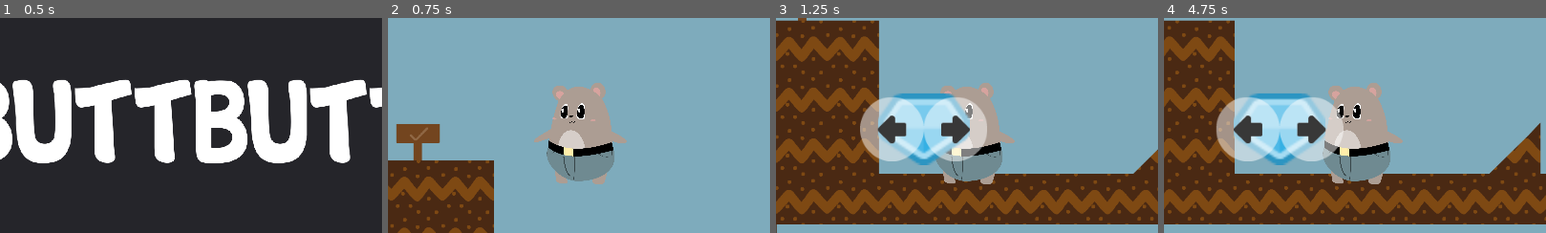
Above: before the commit, frames 1-4 (left to right).
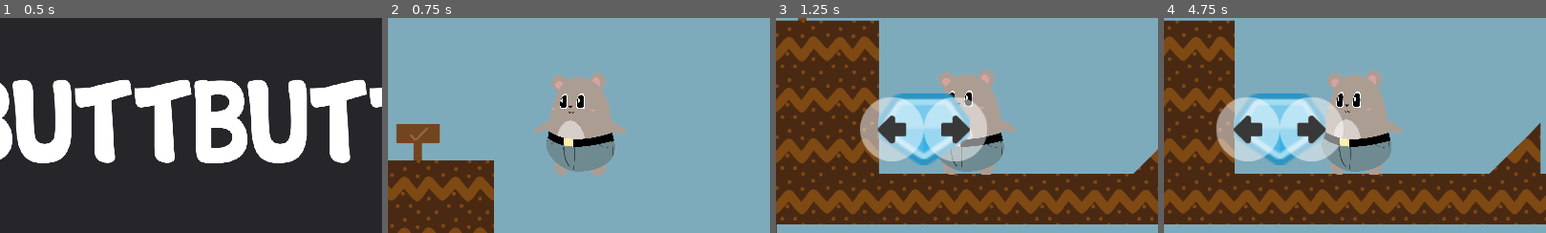
Above: after the commit, the same moments.

Repository: arnaudcoj/buttbutt_adventures
Game: Godot game, scene res://Main/scenes/Main.tscn
Two runs of this game, one before a commit and one after it. Both use one fixed random seed, a clock stepped at 60 frames per second and the inputs below.
Inputs (mouse positions are % of the whole screen's width and height, from its top left):
- Up to frame 1 (0.5 s): no input
- Up to frame 2 (0.75 s): tap Enter (ui_accept) at 0.5 s; move the mouse to (72, 45) at 0.52 s; hold Right (right_action) from 0.53 s (still down); click (72, 45) at 0.67 s
- Up to frame 3 (1.25 s): keep holding Right (right_action); tap Enter (ui_accept) at 0.77 s
- Up to frame 4 (4.75 s): move the mouse to (30, 55) at 1.27 s; tap Enter (ui_accept) at 1.52, 2, 4.25, 4.52 s; move the mouse to (60, 28) at 2.02 s; release Right (right_action) at 2.03 s; hold Left (left_action) 2.03-2.75 s; click (11, 13) at 2.75 s; click (63, 56) at 3.5 s; move the mouse to (45, 70) at 4.27 s; hold Right (right_action) from 4.28 s (still down); click (45, 70) at 4.42 s
The pictures show only the part of the screen within x 25-75%, y 23-73%; the shares and areas given below are measured in that part.

Frame 1 is identical in both runs. In frame 2, 4.7% of the frame differs, in the area x 38-63%, y 25-78%; in frame 3, 3.7%; in frame 4, 4.5%.
Error in both runs: Trying to assign value of type 'Node' to a variable of type 'KinematicBody2D'. (res://Main/scripts/Splash.gd:4)

Commit message:
add idle animation

Diff:
--- a/sources/entities/buttbutt/ButtButt.tscn
+++ b/sources/entities/buttbutt/ButtButt.tscn
@@ -26,7 +26,7 @@
 controler_path = NodePath("HumanControler")
 
 [node name="Skeleton" parent="." instance=ExtResource( 2 )]
-position = Vector2( 0, -99.9696 )
+position = Vector2( -1, -123 )
 
 [node name="FullCollision" type="CollisionShape2D" parent="."]
 position = Vector2( 0, -100 )
--- a/sources/entities/buttbutt/Skeleton.tscn
+++ b/sources/entities/buttbutt/Skeleton.tscn
@@ -1,27 +1,125 @@
-[gd_scene load_steps=18 format=2]
-
-[ext_resource path="res://entities/buttbutt/front/left_ear.png" type="Texture" id=1]
-[ext_resource path="res://entities/buttbutt/front/left_arm.png" type="Texture" id=2]
-[ext_resource path="res://entities/buttbutt/front/trunc.png" type="Texture" id=3]
-[ext_resource path="res://entities/buttbutt/front/left_leg.png" type="Texture" id=4]
-[ext_resource path="res://entities/buttbutt/front/right_leg.png" type="Texture" id=5]
-[ext_resource path="res://entities/buttbutt/front/trousers.png" type="Texture" id=6]
-[ext_resource path="res://entities/buttbutt/front/right_ear.png" type="Texture" id=7]
-[ext_resource path="res://entities/buttbutt/front/right_arm.png" type="Texture" id=8]
-[ext_resource path="res://entities/buttbutt/front/face.png" type="Texture" id=9]
-[ext_resource path="res://entities/buttbutt/back/left_ear.png" type="Texture" id=10]
-[ext_resource path="res://entities/buttbutt/back/right_ear.png" type="Texture" id=11]
-[ext_resource path="res://entities/buttbutt/back/left_arm.png" type="Texture" id=12]
-[ext_resource path="res://entities/buttbutt/back/right_arm.png" type="Texture" id=13]
-[ext_resource path="res://entities/buttbutt/back/trunc.png" type="Texture" id=14]
-[ext_resource path="res://entities/buttbutt/back/left_leg.png" type="Texture" id=15]
-[ext_resource path="res://entities/buttbutt/back/right_leg.png" type="Texture" id=16]
-[ext_resource path="res://entities/buttbutt/back/trousers.png" type="Texture" id=17]
+[gd_scene load_steps=21 format=2]
+
+[ext_resource path="res://entities/buttbutt/scripts/buttbutt_skeleton.gd" type="Script" id=1]
+[ext_resource path="res://entities/buttbutt/front/left_ear.png" type="Texture" id=2]
+[ext_resource path="res://entities/buttbutt/front/left_arm.png" type="Texture" id=3]
+[ext_resource path="res://entities/buttbutt/front/trunc.png" type="Texture" id=4]
+[ext_resource path="res://entities/buttbutt/front/left_leg.png" type="Texture" id=5]
+[ext_resource path="res://entities/buttbutt/front/right_leg.png" type="Texture" id=6]
+[ext_resource path="res://entities/buttbutt/front/trousers.png" type="Texture" id=7]
+[ext_resource path="res://entities/buttbutt/front/right_ear.png" type="Texture" id=8]
+[ext_resource path="res://entities/buttbutt/front/right_arm.png" type="Texture" id=9]
+[ext_resource path="res://entities/buttbutt/front/face.png" type="Texture" id=10]
+[ext_resource path="res://entities/buttbutt/back/left_ear.png" type="Texture" id=11]
+[ext_resource path="res://entities/buttbutt/back/right_ear.png" type="Texture" id=12]
+[ext_resource path="res://entities/buttbutt/back/left_arm.png" type="Texture" id=13]
+[ext_resource path="res://entities/buttbutt/back/right_arm.png" type="Texture" id=14]
+[ext_resource path="res://entities/buttbutt/back/trunc.png" type="Texture" id=15]
+[ext_resource path="res://entities/buttbutt/back/left_leg.png" type="Texture" id=16]
+[ext_resource path="res://entities/buttbutt/back/right_leg.png" type="Texture" id=17]
+[ext_resource path="res://entities/buttbutt/back/trousers.png" type="Texture" id=18]
+
+[sub_resource type="Animation" id=1]
+resource_name = "Default"
+length = 0.001
+tracks/0/type = "value"
+tracks/0/path = NodePath("Front/ButtPivot/Butt/BodyPivot/Body:scale")
+tracks/0/interp = 1
+tracks/0/loop_wrap = true
+tracks/0/imported = false
+tracks/0/enabled = true
+tracks/0/keys = {
+"times": PoolRealArray( 0 ),
+"transitions": PoolRealArray( 1 ),
+"update": 0,
+"values": [ Vector2( 1, 1 ) ]
+}
+tracks/1/type = "value"
+tracks/1/path = NodePath("Front/ButtPivot/Butt/BodyPivot/Body:position")
+tracks/1/interp = 1
+tracks/1/loop_wrap = true
+tracks/1/imported = false
+tracks/1/enabled = true
+tracks/1/keys = {
+"times": PoolRealArray( 0 ),
+"transitions": PoolRealArray( 1 ),
+"update": 0,
+"values": [ Vector2( 0.0965538, -75.2619 ) ]
+}
+tracks/2/type = "value"
+tracks/2/path = NodePath("Front/ButtPivot/Butt/ButtSprite:scale")
+tracks/2/interp = 1
+tracks/2/loop_wrap = true
+tracks/2/imported = false
+tracks/2/enabled = true
+tracks/2/keys = {
+"times": PoolRealArray( 0 ),
+"transitions": PoolRealArray( 1 ),
+"update": 0,
+"values": [ Vector2( 0.27, 0.27 ) ]
+}
+
+[sub_resource type="Animation" id=2]
+resource_name = "Idle"
+length = 2.0
+loop = true
+tracks/0/type = "bezier"
+tracks/0/path = NodePath("Front/ButtPivot/Butt/BodyPivot/Body:scale:x")
+tracks/0/interp = 1
+tracks/0/loop_wrap = true
+tracks/0/imported = false
+tracks/0/enabled = true
+tracks/0/keys = {
+"points": PoolRealArray( 1, -0.25, 0, 0.25, 0, 1.05, -0.25, 0, 0.25, 0, 1, -0.25, 0, 0.25, 0, 1, -0.25, 0, 0.25, 0 ),
+"times": PoolRealArray( 0, 0.8, 1.6, 2 )
+}
+tracks/1/type = "bezier"
+tracks/1/path = NodePath("Front/ButtPivot/Butt/BodyPivot/Body:scale:y")
+tracks/1/interp = 1
+tracks/1/loop_wrap = true
+tracks/1/imported = false
+tracks/1/enabled = true
+tracks/1/keys = {
+"points": PoolRealArray( 1, -0.25, 0, 0.25, 0, 1, -0.25, 0, 0.25, 0, 1.05, -0.25, 0, 0.25, 0, 1, -0.25, 0, 0.25, 0 ),
+"times": PoolRealArray( 0, 0.4, 1.1, 2 )
+}
+tracks/2/type = "bezier"
+tracks/2/path = NodePath("Front/ButtPivot/Butt/BodyPivot/Body:position:x")
+tracks/2/interp = 1
+tracks/2/loop_wrap = true
+tracks/2/imported = false
+tracks/2/enabled = true
+tracks/2/keys = {
+"points": PoolRealArray( 0.0965538, -0.25, 0, 0.25, 0 ),
+"times": PoolRealArray( 0 )
+}
+tracks/3/type = "bezier"
+tracks/3/path = NodePath("Front/ButtPivot/Butt/BodyPivot/Body:position:y")
+tracks/3/interp = 1
+tracks/3/loop_wrap = true
+tracks/3/imported = false
+tracks/3/enabled = true
+tracks/3/keys = {
+"points": PoolRealArray( -75.2619, -0.25, 0, 0.25, 0, -83, -0.25, 0, 0.25, 0, -75.262, -0.25, 0, 0.25, 0 ),
+"times": PoolRealArray( 0, 0.9, 2 )
+}
+tracks/4/type = "value"
+tracks/4/path = NodePath("Front/ButtPivot/Butt/ButtSprite:scale")
+tracks/4/interp = 1
+tracks/4/loop_wrap = true
+tracks/4/imported = false
+tracks/4/enabled = true
+tracks/4/keys = {
+"times": PoolRealArray( 0, 0.9, 2 ),
+"transitions": PoolRealArray( 1, 1, 1 ),
+"update": 0,
+"values": [ Vector2( 0.27, 0.27 ), Vector2( 0.285, 0.27 ), Vector2( 0.27, 0.27 ) ]
+}
 
 [node name="Skeleton" type="Node2D"]
+script = ExtResource( 1 )
 
 [node name="Front" type="Node2D" parent="."]
-editor/display_folded = true
 
 [node name="ButtPivot" type="Position2D" parent="Front"]
 position = Vector2( -0.694, 67.931 )
@@ -128,11 +226,12 @@
 
 [node name="RightLegSprite" type="Sprite" parent="Front/ButtPivot/Butt/RightLeg"]
 scale = Vector2( 0.27, 0.27 )
-texture = ExtResource( 5 )
+texture = ExtResource( 6 )
 
 [node name="ButtSprite" type="Sprite" parent="Front/ButtPivot/Butt"]
-scale = Vector2( 0.27, 0.27 )
-texture = ExtResource( 6 )
+position = Vector2( 0.67, 0 )
+scale = Vector2( 0.27, 0.27 )
+texture = ExtResource( 7 )
 __meta__ = {
 "_edit_lock_": true
 }
@@ -272,11 +371,15 @@
 
 [node name="RightLegSprite" type="Sprite" parent="Back/ButtPivot/Butt/RightLegPivot/RightLeg"]
 scale = Vector2( 0.27, 0.27 )
-texture = ExtResource( 16 )
+texture = ExtResource( 17 )
 
 [node name="ButtSprite" type="Sprite" parent="Back/ButtPivot/Butt"]
 scale = Vector2( 0.27, 0.27 )
-texture = ExtResource( 17 )
-__meta__ = {
-"_edit_lock_": true
-}
+texture = ExtResource( 18 )
+__meta__ = {
+"_edit_lock_": true
+}
+
+[node name="AnimationPlayer" type="AnimationPlayer" parent="."]
+anims/Default = SubResource( 1 )
+anims/Idle = SubResource( 2 )
--- a/sources/entities/buttbutt/buttbutt.gd
+++ b/sources/entities/buttbutt/buttbutt.gd
@@ -9,12 +9,14 @@
 export (NodePath) var controler_path
 onready var controler = get_node(controler_path)
 
+onready var skeleton = $Skeleton
 onready var ground_raycasters = $GroundRaycasters
 onready var ledge_detectors = $LedgeDetectors
 
 var can_jump = false
 
 func _ready():
+	print(skeleton)
 	connect("controls", controler, "update_controls")
 
 func _on_area_entered(area : Area2D):
@@ -44,3 +46,6 @@
 
 func on_pause():
 	controler.reset()
+
+func _enter_tree():
+	skeleton = $Skeleton
--- a/sources/entities/buttbutt/fsm/Idle.gd
+++ b/sources/entities/buttbutt/fsm/Idle.gd
@@ -11,3 +11,4 @@
 func enter_state():
 	.enter_state()
 	body.can_jump = true
+	body.skeleton.animation_player.play("Idle")
--- /dev/null
+++ b/sources/entities/buttbutt/scripts/buttbutt_skeleton.gd
@@ -0,0 +1,3 @@
+extends Node2D
+
+onready var animation_player = $AnimationPlayer
Not shown: 12 places in sources/entities/buttbutt/Skeleton.tscn that only renumber resources
